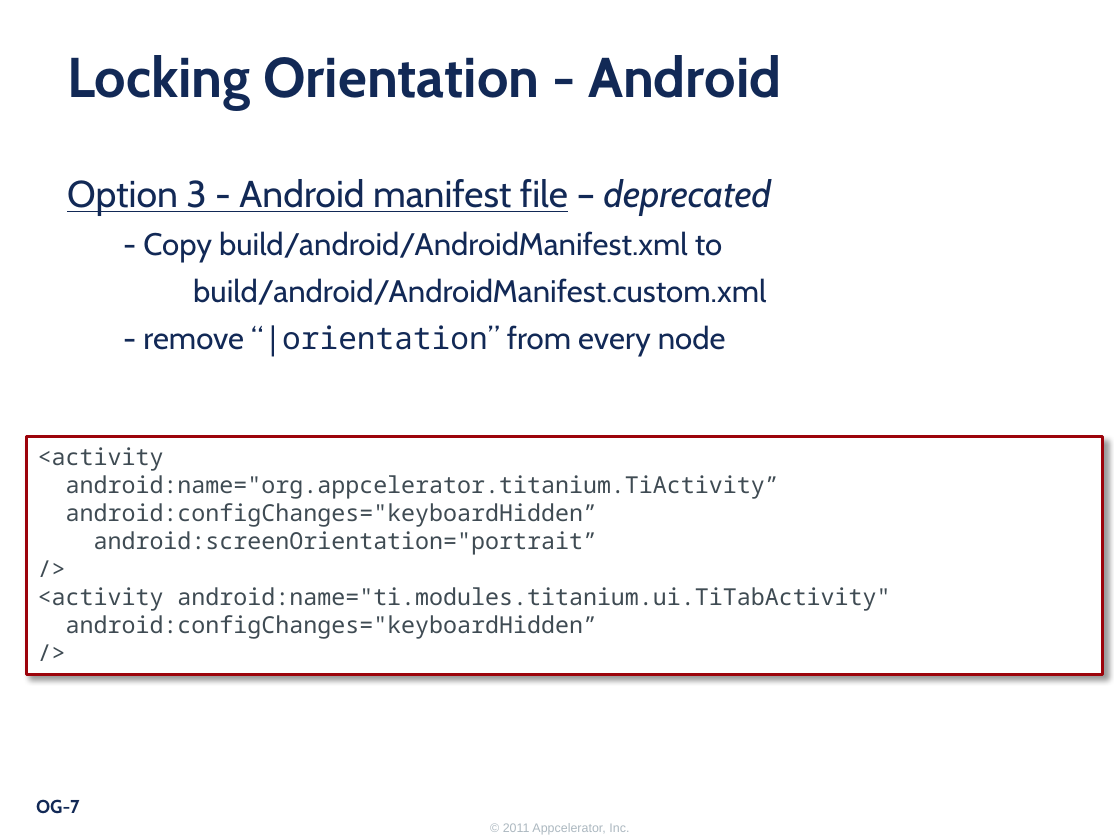
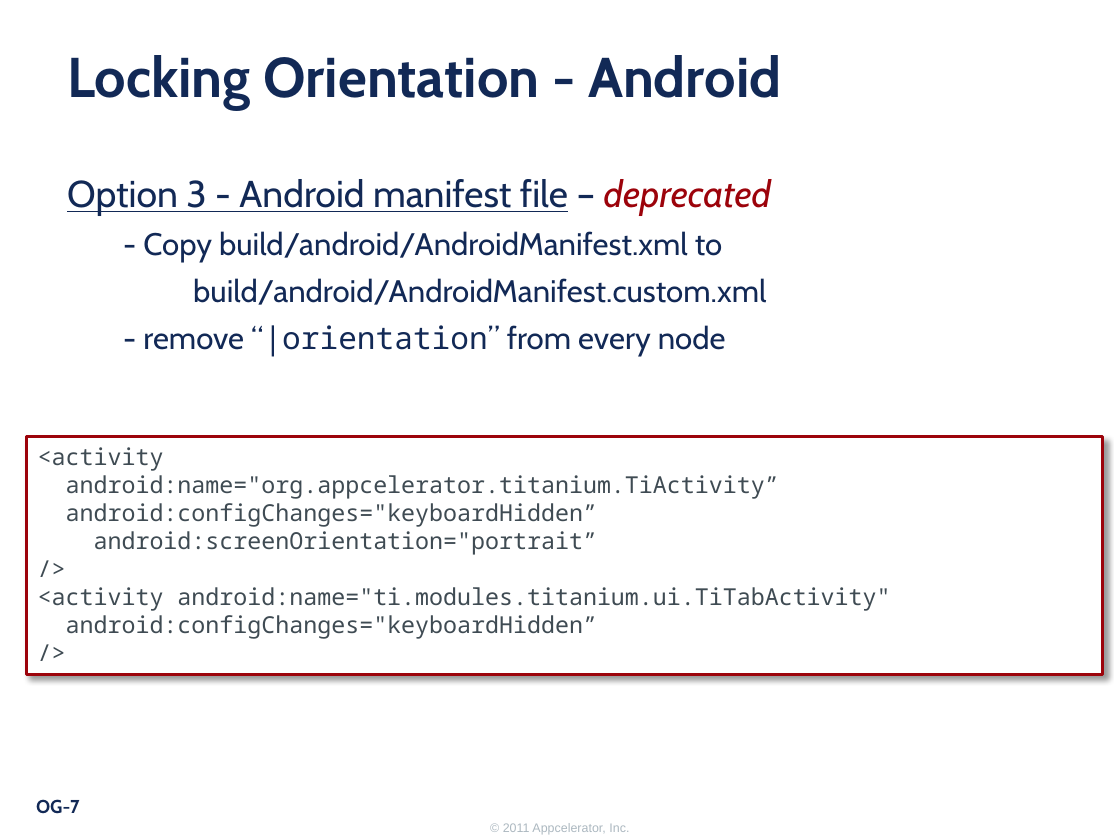
Before and after one commit to appcelerator-forks/appcelerator-training.tcmd_certification, a slide deck: slide 7 of 325.pptx. Drawn at 1120x840 pixels with LibreOffice and Linux fonts; fonts in the diff are those of the drawing; background and template pictures are left out. Boxes give left, top, right and bottom in pixels: in the first picture for what was removed or moved away, otherwise in the second. Text is boxed around its words. In the diff, an @@ line names an element or a change of style, - is before the commit and + after.

```diff
--- a/325.pptx
+++ b/325.pptx
@@ text at box(67, 179, 771, 216): text colour #122956 to #9C030B in "deprecated" @@
```
Also in this commit, not shown: 3 other slides changed, 5 other files.
